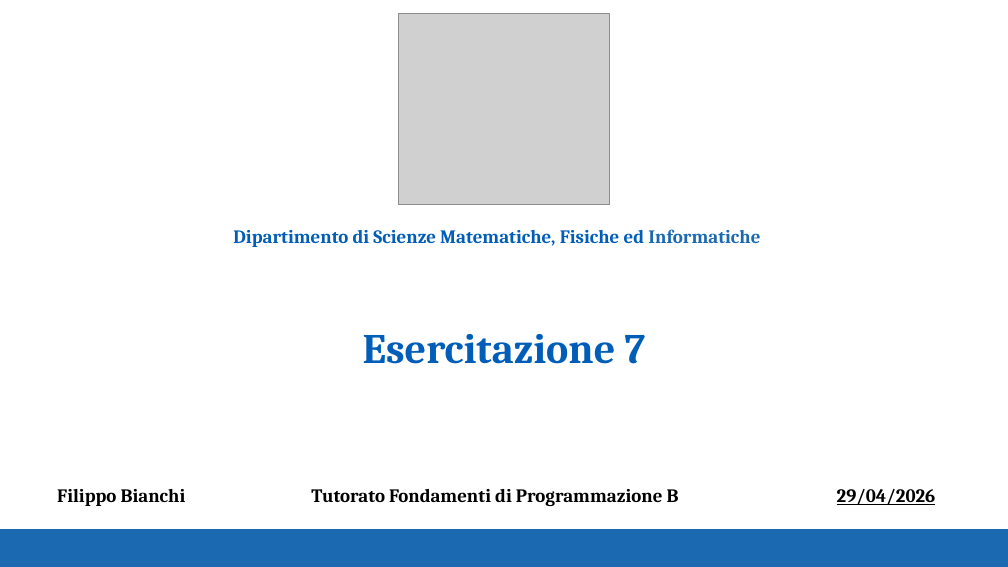
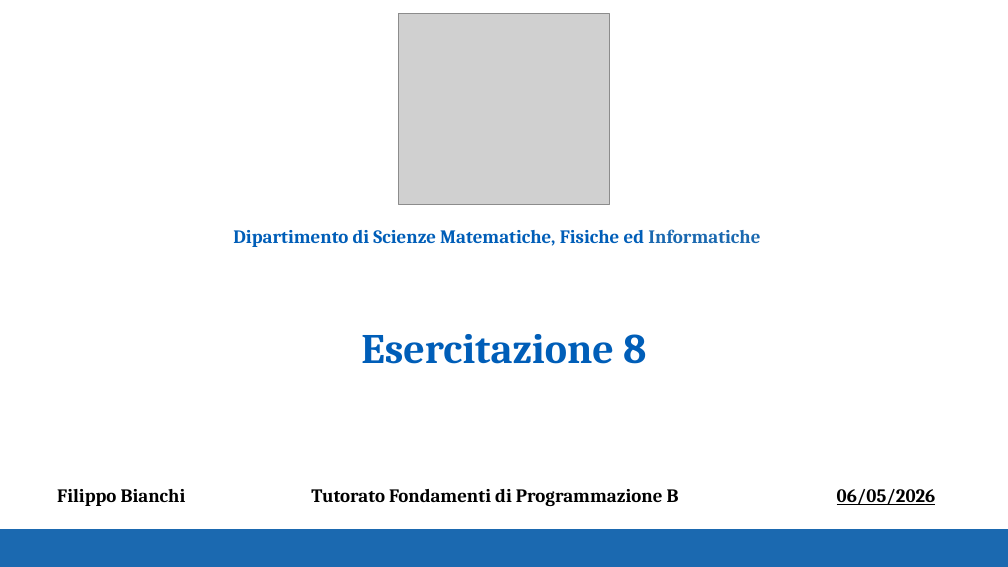
Before and after one commit to unipr-org/tutorati, a slide deck: slide 1 of FdP-B 2026/Esercitazione 8/Es8.pptx. Drawn at 1008x567 pixels with LibreOffice and Linux fonts; fonts in the diff are those of the drawing; grey boxes stand for pictures. Boxes give left, top, right and bottom in pixels: in the first picture for what was removed or moved away, otherwise in the second. Text is boxed around its words. In the diff, an @@ line names an element or a change of style, - is before the commit and + after.

Commit message:
Esercitazione 8

```diff
--- a/FdP-B 2026/Esercitazione 8/Es8.pptx
+++ b/FdP-B 2026/Esercitazione 8/Es8.pptx
@@ title at [361, 334, 646, 364]: text changed @@
-Esercitazione 7
+Esercitazione 8
@@ text at [837, 489, 936, 505]: text changed @@
-29/04/2026
+06/05/2026
```
Also in this commit, not shown: 2 other slides changed, 3 slides added, 7 other files.
